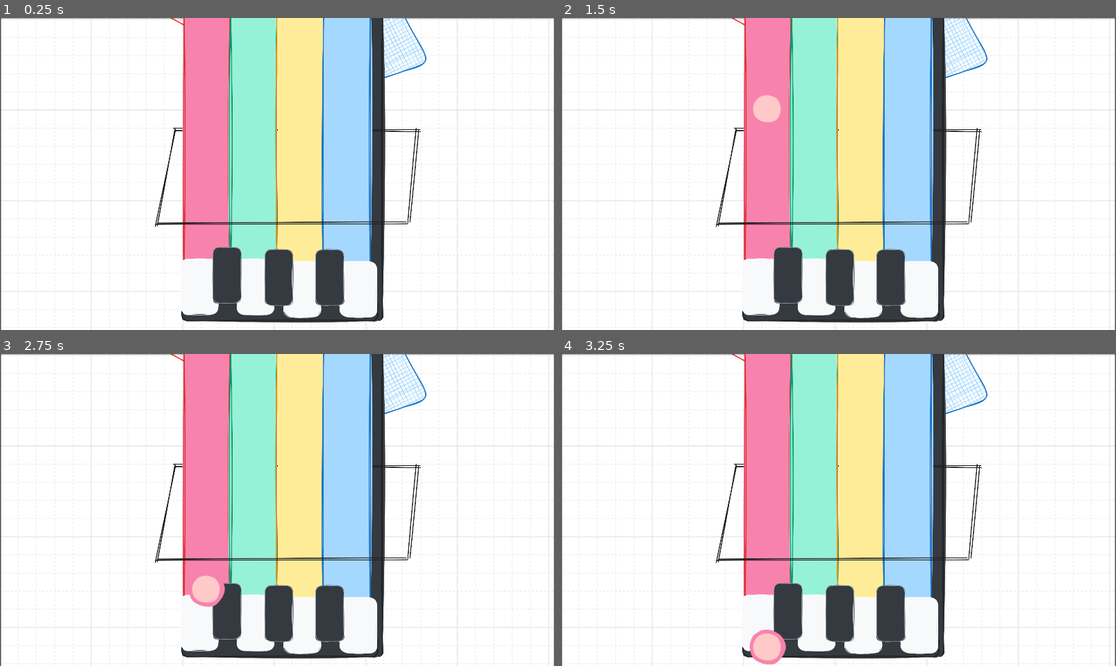
Above: before the commit, frames 1-4 (two rows, left to right).
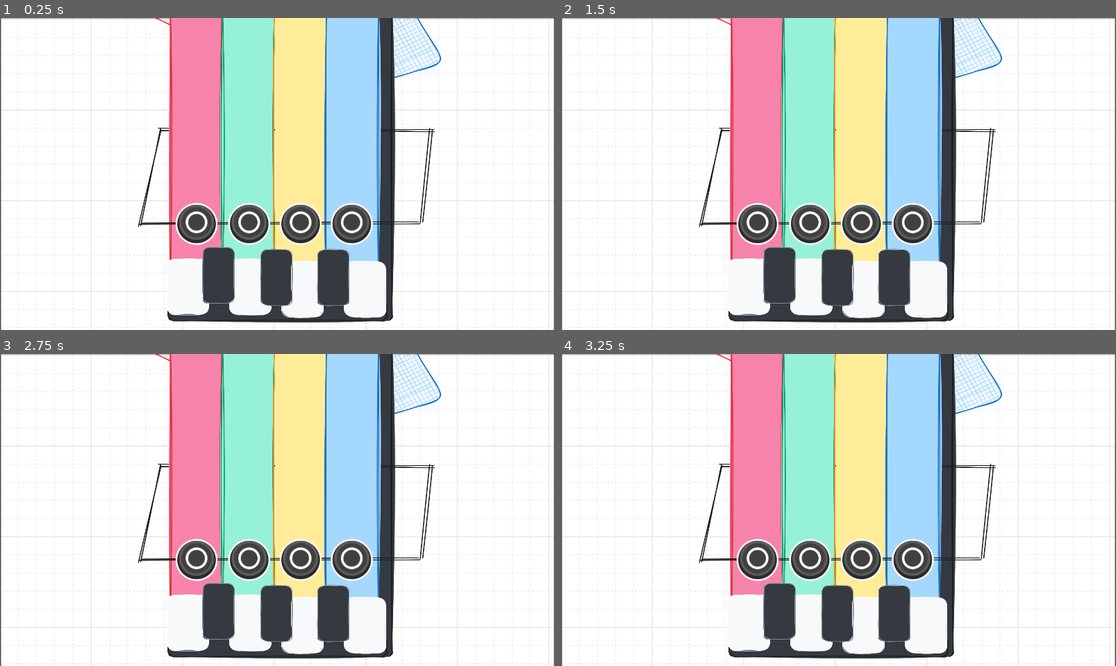
Above: after the commit, the same moments.

Repository: luiz-couto/encore
Game: Godot game, scene res://scenes/game.tscn
The game is run twice, just before and just after one commit, with the same random seed, the same clock (stepped at 60 frames per second) and the same inputs.
Inputs:
- Up to frame 1 (0.25 s): no input
- Up to frame 2 (1.5 s): tap Enter at 0.5 s
- Up to frame 3 (2.75 s): no input
- Up to frame 4 (3.25 s): no input

The runs differ from the first frame. In frame 1, 14% of the frame differs, in the area x 24-80%, y 0-98%; in frame 2, 15%; in frame 3, 15%; in frame 4, 15%, in the area x 24-80%, y 0-100%.

Commit message:
added button sprite

Diff:
--- /dev/null
+++ b/encore/assets/button/button_faded.svg
@@ -0,0 +1,36 @@
+<svg xmlns="http://www.w3.org/2000/svg" xmlns:xlink="http://www.w3.org/1999/xlink" width="120" height="120" viewBox="0 0 120 120">
+  <defs>
+    <clipPath id="clip-Button_-_PS_Circle_White_2">
+      <rect width="120" height="120"/>
+    </clipPath>
+  </defs>
+  <g id="Button_-_PS_Circle_White_2" data-name="Button - PS Circle White 2" clip-path="url(#clip-Button_-_PS_Circle_White_2)">
+    <g id="Border_white_-_outer" data-name="Border white - outer" transform="translate(14 14)">
+      <g id="Border_white_-_outer-2" data-name="Border white - outer" fill="none" stroke="#fff" stroke-width="2">
+        <circle cx="46" cy="46" r="46" stroke="none"/>
+        <circle cx="46" cy="46" r="45" fill="none"/>
+      </g>
+    </g>
+    <g id="Border_white_-_inner" data-name="Border white - inner" transform="translate(14 14)">
+      <g id="Border_white_-_inner-2" data-name="Border white - inner" fill="none" stroke="#fff" stroke-width="4">
+        <circle cx="46" cy="46" r="46" stroke="none"/>
+        <circle cx="46" cy="46" r="48" fill="none"/>
+      </g>
+    </g>
+    <g id="Button_-_Base" data-name="Button - Base" transform="translate(14 14)">
+      <circle id="Button_-_Base-2" data-name="Button - Base" cx="46" cy="46" r="46" fill="#2a2a2a"/>
+    </g>
+    <g id="Button_-_Top_2nd" data-name="Button - Top 2nd" transform="translate(22 22)">
+      <g id="Button_-_Top_held" data-name="Button - Top held" fill="#2a2a2a" stroke="#404040" stroke-width="38">
+        <circle cx="38" cy="38" r="38" stroke="none"/>
+        <circle cx="38" cy="38" r="19" fill="none"/>
+      </g>
+    </g>
+    <g id="Playstation_-_Circle" data-name="Playstation - Circle" transform="translate(34 34)" opacity="0.5">
+      <g id="Playstation_-_Circle-2" data-name="Playstation - Circle" fill="none" stroke="#fff" stroke-width="6">
+        <circle cx="26" cy="26" r="26" stroke="none"/>
+        <circle cx="26" cy="26" r="23" fill="none"/>
+      </g>
+    </g>
+  </g>
+</svg>
--- /dev/null
+++ b/encore/assets/button/button_red.svg
@@ -0,0 +1,36 @@
+<svg xmlns="http://www.w3.org/2000/svg" xmlns:xlink="http://www.w3.org/1999/xlink" width="120" height="120" viewBox="0 0 120 120">
+  <defs>
+    <clipPath id="clip-Button_-_PS_Circle_1">
+      <rect width="120" height="120"/>
+    </clipPath>
+  </defs>
+  <g id="Button_-_PS_Circle_1" data-name="Button - PS Circle 1" clip-path="url(#clip-Button_-_PS_Circle_1)">
+    <g id="Border_white_-_outer" data-name="Border white - outer" transform="translate(14 14)">
+      <g id="Border_white_-_outer-2" data-name="Border white - outer" fill="none" stroke="#fff" stroke-width="2">
+        <circle cx="46" cy="46" r="46" stroke="none"/>
+        <circle cx="46" cy="46" r="45" fill="none"/>
+      </g>
+    </g>
+    <g id="Border_white_-_inner" data-name="Border white - inner" transform="translate(14 14)">
+      <g id="Border_white_-_inner-2" data-name="Border white - inner" fill="none" stroke="#fff" stroke-width="4">
+        <circle cx="46" cy="46" r="46" stroke="none"/>
+        <circle cx="46" cy="46" r="48" fill="none"/>
+      </g>
+    </g>
+    <g id="Button_-_Base" data-name="Button - Base" transform="translate(14 14)">
+      <circle id="Button_-_Base-2" data-name="Button - Base" cx="46" cy="46" r="46" fill="#2a2a2a"/>
+    </g>
+    <g id="Button_-_Top" data-name="Button - Top" transform="translate(18 14)">
+      <g id="Button_-_Top-2" data-name="Button - Top" fill="#404040" stroke="#5b5b5b" stroke-width="6">
+        <circle cx="42" cy="42" r="42" stroke="none"/>
+        <circle cx="42" cy="42" r="39" fill="none"/>
+      </g>
+    </g>
+    <g id="Playstation_-_Circle" data-name="Playstation - Circle" transform="translate(34 30)">
+      <g id="Playstation_-_Circle-2" data-name="Playstation - Circle" fill="none" stroke="#ff8f8f" stroke-width="6">
+        <circle cx="26" cy="26" r="26" stroke="none"/>
+        <circle cx="26" cy="26" r="23" fill="none"/>
+      </g>
+    </g>
+  </g>
+</svg>
--- /dev/null
+++ b/encore/assets/button/button_white.svg
@@ -0,0 +1,36 @@
+<svg xmlns="http://www.w3.org/2000/svg" xmlns:xlink="http://www.w3.org/1999/xlink" width="120" height="120" viewBox="0 0 120 120">
+  <defs>
+    <clipPath id="clip-Button_-_PS_Circle_White_1">
+      <rect width="120" height="120"/>
+    </clipPath>
+  </defs>
+  <g id="Button_-_PS_Circle_White_1" data-name="Button - PS Circle White 1" clip-path="url(#clip-Button_-_PS_Circle_White_1)">
+    <g id="Border_white_-_outer" data-name="Border white - outer" transform="translate(14 14)">
+      <g id="Border_white_-_outer-2" data-name="Border white - outer" fill="none" stroke="#fff" stroke-width="2">
+        <circle cx="46" cy="46" r="46" stroke="none"/>
+        <circle cx="46" cy="46" r="45" fill="none"/>
+      </g>
+    </g>
+    <g id="Border_white_-_inner" data-name="Border white - inner" transform="translate(14 14)">
+      <g id="Border_white_-_inner-2" data-name="Border white - inner" fill="none" stroke="#fff" stroke-width="4">
+        <circle cx="46" cy="46" r="46" stroke="none"/>
+        <circle cx="46" cy="46" r="48" fill="none"/>
+      </g>
+    </g>
+    <g id="Button_-_Base" data-name="Button - Base" transform="translate(14 14)">
+      <circle id="Button_-_Base-2" data-name="Button - Base" cx="46" cy="46" r="46" fill="#2a2a2a"/>
+    </g>
+    <g id="Button_-_Top" data-name="Button - Top" transform="translate(18 14)">
+      <g id="Button_-_Top-2" data-name="Button - Top" fill="#404040" stroke="#5b5b5b" stroke-width="6">
+        <circle cx="42" cy="42" r="42" stroke="none"/>
+        <circle cx="42" cy="42" r="39" fill="none"/>
+      </g>
+    </g>
+    <g id="Playstation_-_Circle" data-name="Playstation - Circle" transform="translate(34 30)">
+      <g id="Playstation_-_Circle-2" data-name="Playstation - Circle" fill="none" stroke="#fff" stroke-width="6">
+        <circle cx="26" cy="26" r="26" stroke="none"/>
+        <circle cx="26" cy="26" r="23" fill="none"/>
+      </g>
+    </g>
+  </g>
+</svg>
--- /dev/null
+++ b/encore/scenes/button.tscn
@@ -0,0 +1,13 @@
+[gd_scene format=3 uid="uid://cv1puod0pb0p1"]
+
+[ext_resource type="Texture2D" uid="uid://b3px1sg1f60fw" path="res://assets/button/button_white.svg" id="1_mi6dp"]
+
+[sub_resource type="SpriteFrames" id="SpriteFrames_rhj8v"]
+
+[node name="Button" type="AnimatedSprite2D" unique_id=155436911]
+sprite_frames = SubResource("SpriteFrames_rhj8v")
+
+[node name="ButtonWhite" type="Sprite2D" parent="." unique_id=239423493]
+position = Vector2(0, -5.9604645e-08)
+scale = Vector2(1.45, 1.45)
+texture = ExtResource("1_mi6dp")
--- a/encore/scenes/game.tscn
+++ b/encore/scenes/game.tscn
@@ -2,7 +2,7 @@
 
 [ext_resource type="Texture2D" uid="uid://b1sogm3wklvdx" path="res://assets/board/background.png" id="2_yqjtg"]
 [ext_resource type="Texture2D" uid="uid://vyaxvn7kw74s" path="res://assets/board/main-board-2.svg" id="3_lbhrr"]
-[ext_resource type="PackedScene" uid="uid://ceqiltna222m8" path="res://scenes/circle.tscn" id="3_lnu2h"]
+[ext_resource type="PackedScene" uid="uid://cv1puod0pb0p1" path="res://scenes/button.tscn" id="3_lnu2h"]
 
 [node name="Game" type="Node2D" unique_id=1978774684]
 
@@ -12,12 +12,20 @@
 scale = Vector2(1.8214287, 1.806577)
 texture = ExtResource("2_yqjtg")
 
-[node name="Circle" parent="." unique_id=1163447690 instance=ExtResource("3_lnu2h")]
-position = Vector2(714.00006, -279.00003)
-scale = Vector2(1.82, 1.82)
-
 [node name="MainBoard2" type="Sprite2D" parent="." unique_id=1085503733]
 z_index = -1
-position = Vector2(1012, 435.00003)
-scale = Vector2(0.5383386, 0.5363552)
+position = Vector2(1009, 435)
+scale = Vector2(0.6008579, 0.5363552)
 texture = ExtResource("3_lbhrr")
+
+[node name="Button" parent="." unique_id=155436911 instance=ExtResource("3_lnu2h")]
+position = Vector2(680, 713)
+
+[node name="Button2" parent="." unique_id=665909422 instance=ExtResource("3_lnu2h")]
+position = Vector2(862, 713)
+
+[node name="Button3" parent="." unique_id=810961907 instance=ExtResource("3_lnu2h")]
+position = Vector2(1040, 713)
+
+[node name="Button4" parent="." unique_id=1578098347 instance=ExtResource("3_lnu2h")]
+position = Vector2(1217, 713)
Not shown, added: encore/assets/button/button_faded.svg.import
Not shown, added: encore/assets/button/button_red.svg.import
Not shown, added: encore/assets/button/button_white.svg.import
